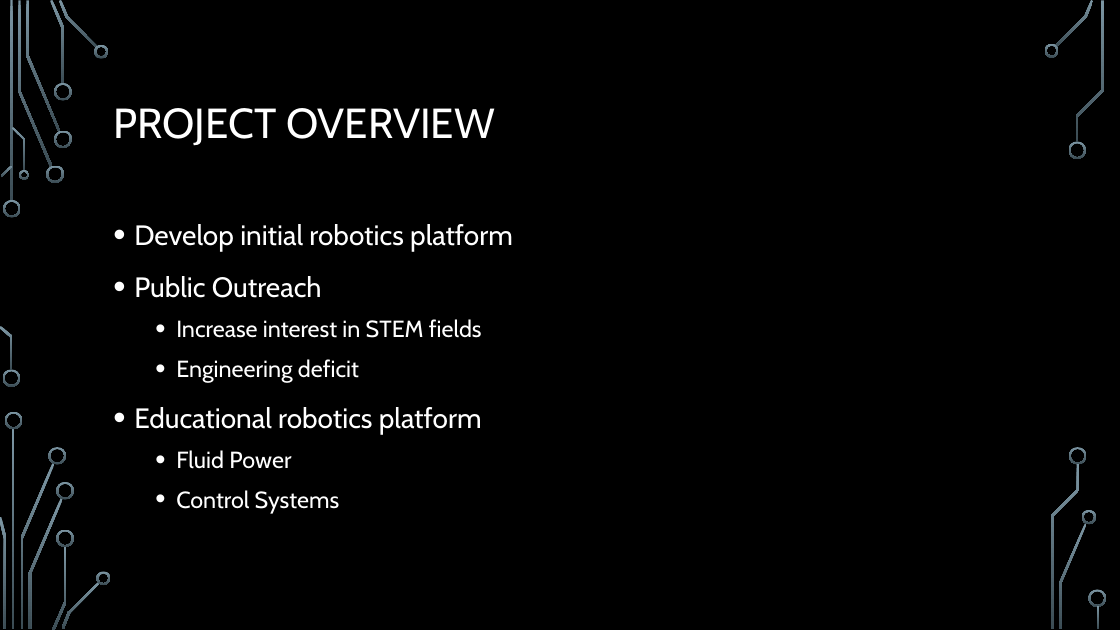
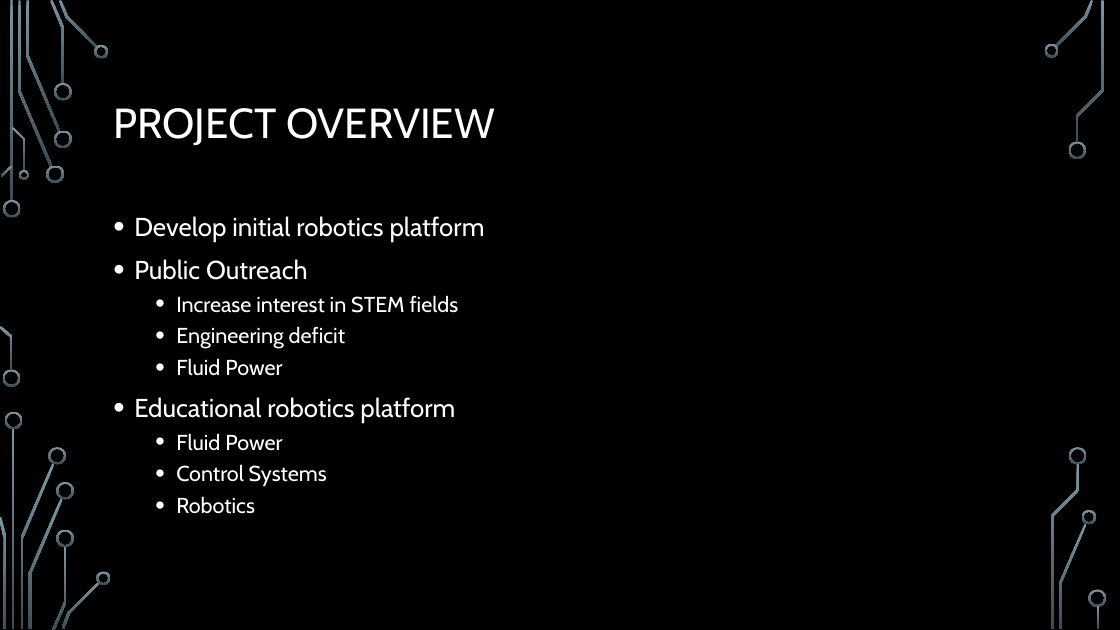
Before and after one commit to Logiant/AgileRoboticControls, a slide deck: slide 2 of Design Powerpoint.pptx. Drawn at 1120x630 pixels with LibreOffice and Linux fonts; fonts in the diff are those of the drawing; background and template pictures are left out. Boxes give left, top, right and bottom in pixels: in the first picture for what was removed or moved away, otherwise in the second. Text is boxed around its words. In the diff, an @@ line names an element or a change of style, - is before the commit and + after.

```diff
--- a/Design Powerpoint.pptx
+++ b/Design Powerpoint.pptx
@@ text at [134,216,485,487]: size 24 to 22.2 pt in "Develop initial robotics platform", "Public Outreach", "Educational robotics platform"; size 20 to 18.5 pt in "Increase interest in STEM fields", "Engineering deficit", "Fluid Power", "Control Systems"; line spacing 1.2 to 1 @@
@@ text at [176,358,282,376]: paragraph added @@
+  • Fluid Power
@@ text at [176,496,255,514]: paragraph added @@
+  • Robotics
```
Also in this commit, not shown: 2 other slides changed, 2 slides removed, 1 other file.
